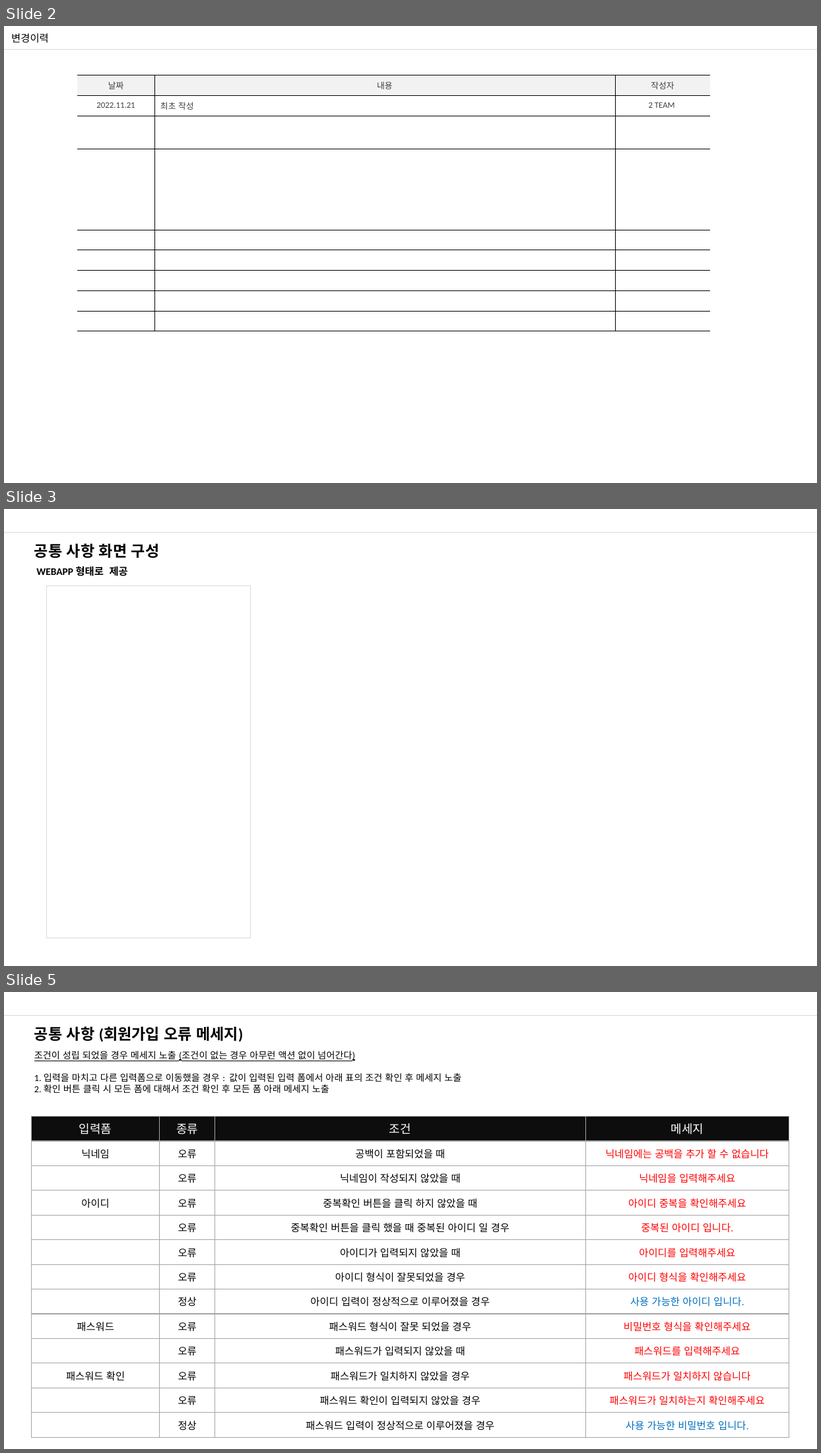
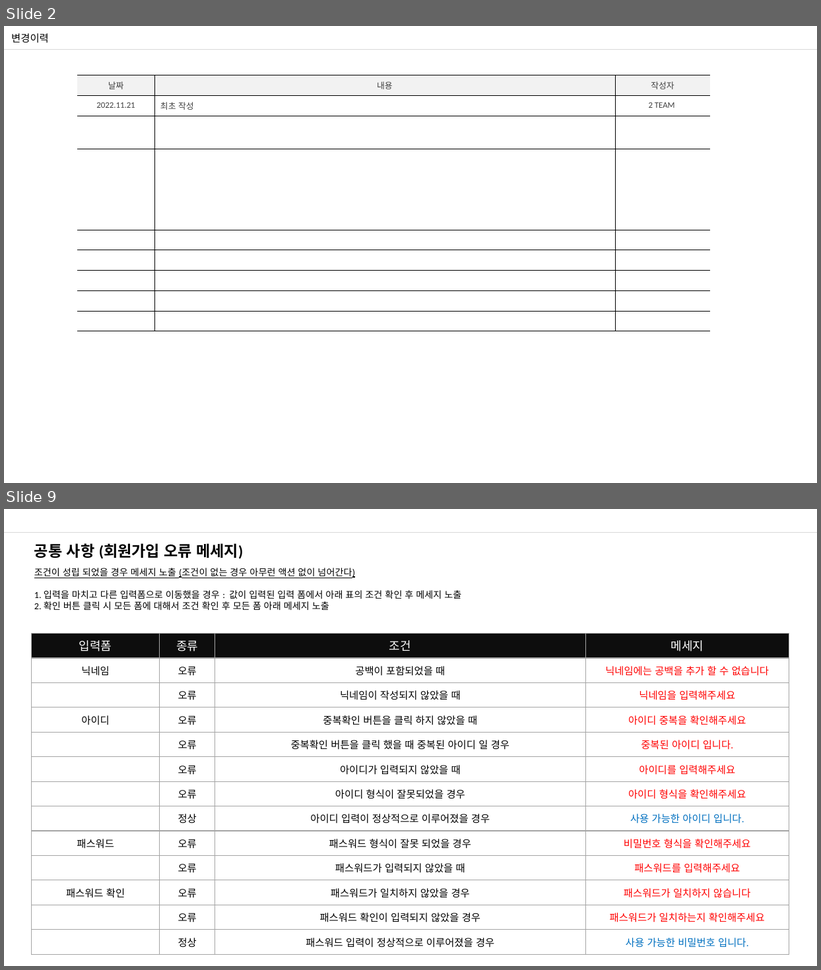
Before and after one commit to nohminkyoung/Final_project, a slide deck: finalproject_화면설계.pptx. Shown one above the other, each under a label of ours: slides 2, 3 and 5 before the commit, slides 2 and 9 after it; the slides between them are not shown. The pictures are 821x1453 and 821x970 pixels, drawn with LibreOffice and Linux fonts; fonts in the diff are those of the drawing. Boxes give left, top, right and bottom in pixels: in the first picture for what was removed or moved away, otherwise in the second. Text is boxed around its words. In the diff, an @@ line names an element or a change of style, - is before the commit and + after.

Commit message:
20221129 화면설계 추가

```diff
--- a/finalproject_화면설계.pptx
+++ b/finalproject_화면설계.pptx
@@ slide 3 removed at (x1=4, y1=509, x2=817, y2=966), background #FFFFFF; not listed: 1 template element that a slide beside it also shows @@
@@ text removed at (x1=34, y1=543, x2=160, y2=558) @@
-공통 사항 화면 구성
@@ text removed at (x1=36, y1=566, x2=128, y2=576) @@
-WEBAPP 형태로 제공
@@ rectangle removed at (x1=47, y1=586, x2=250, y2=939) @@
@@ what was slide 5 is now slide 9 @@
```
Also in this commit, not shown: 4 slides changed, 7 slides added, 3 other slides removed.
